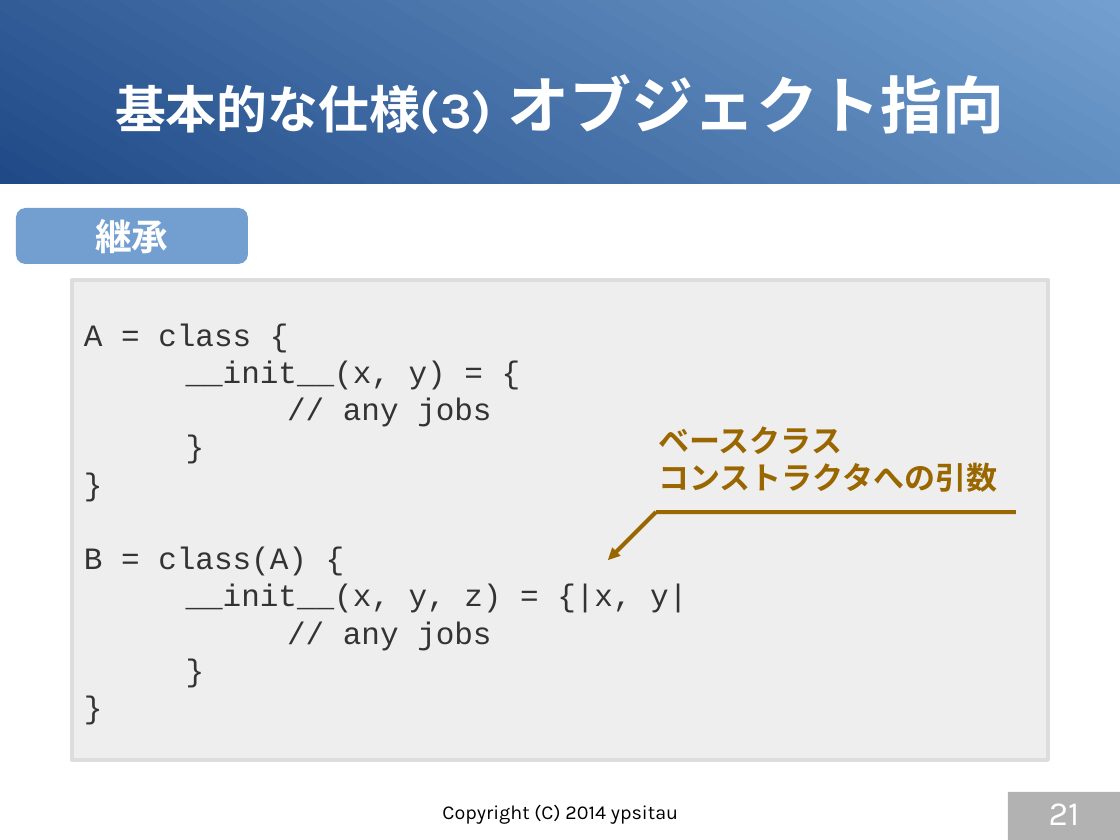
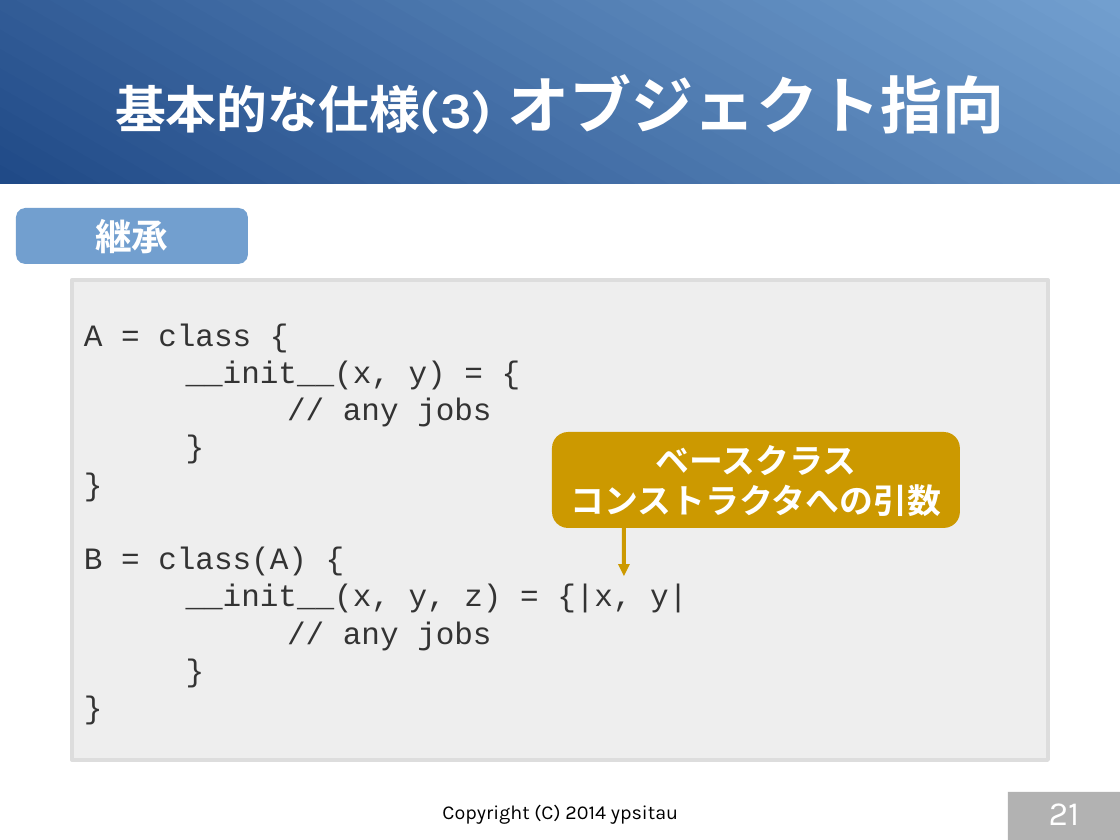
Before and after one commit to gura-lang/gura-doc, a slide deck: slide 21 of presentation/gura-introduction.odp. Drawn at 1120x840 pixels with LibreOffice and Linux fonts; fonts in the diff are those of the drawing. Boxes give left, top, right and bottom in pixels: in the first picture for what was removed or moved away, otherwise in the second. Text is boxed around its words. In the diff, an @@ line names an element or a change of style, - is before the commit and + after.

```diff
--- a/presentation/gura-introduction.odp
+++ b/presentation/gura-introduction.odp
@@ rounded rectangle "ベースクラス": place and size @@
-rounded rectangle "ベースクラス" at bbox=[658, 426, 997, 492]
+rounded rectangle "ベースクラス" at bbox=[552, 432, 960, 527]
@@ rounded rectangle "ベースクラス" at bbox=[552, 432, 960, 527]: size 22 to 24 pt, font Karla to Courier New, text colour #996600 to #FFFFFF; alignment left to centre; vertical alignment top to middle; fill none to #CC9900 @@
@@ arrow moved from (608, 560) - (657, 512) to (624, 576) - (624, 528) @@
@@ arrow (624, 576) - (624, 528): stroke #996600 2.83 pt to #CC9900 2.83 pt @@
@@ line removed from (657, 512) to (1016, 512) @@
```
Also in this commit, not shown: 13 other slides changed.
